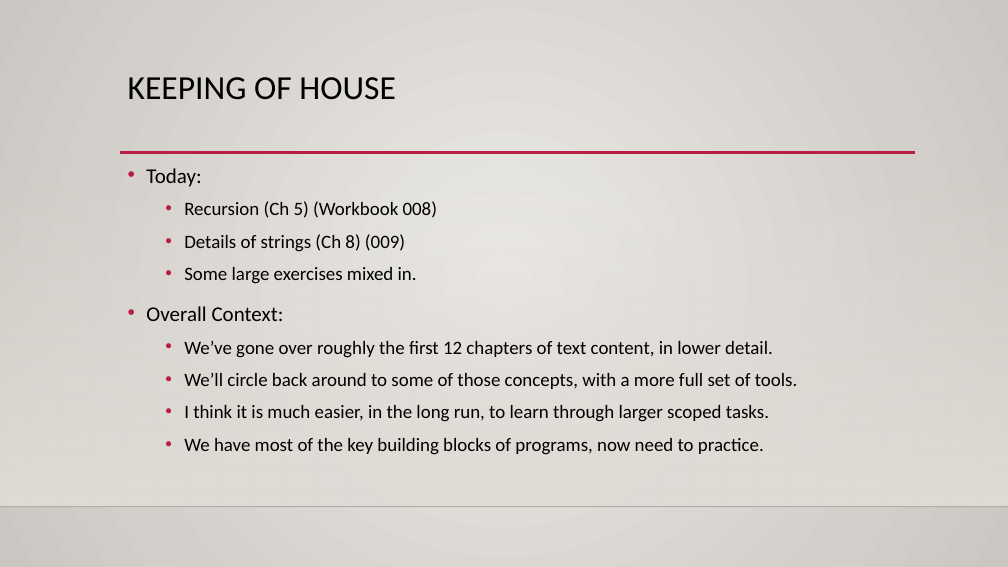
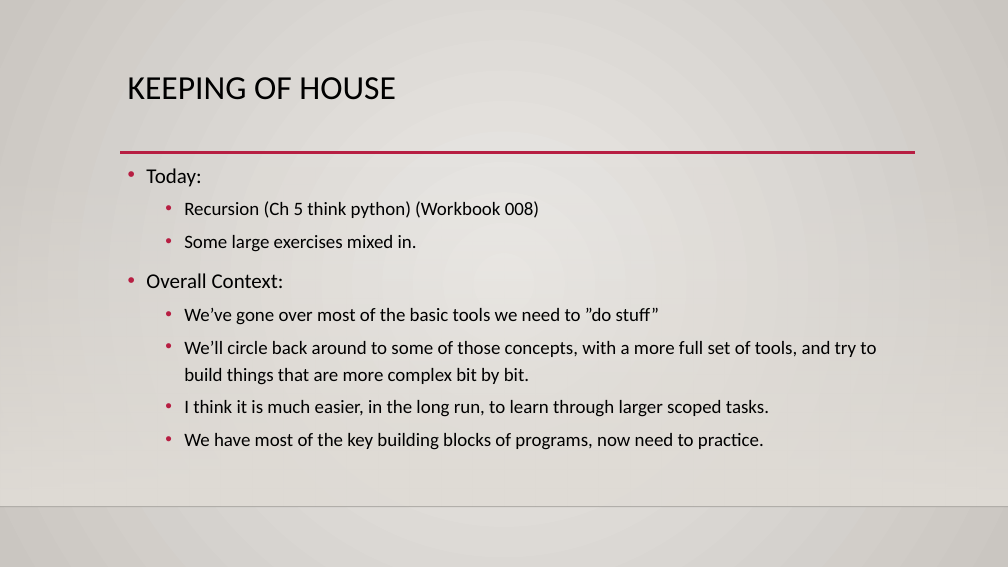
Before and after one commit to AkeemSemperDataScience/Programming_Basics_for_Machine_Learning_Students, a slide deck: slide 1 of reference_material/slides/008_recursion.pptx. Drawn at 1008x567 pixels with LibreOffice and Linux fonts; fonts in the diff are those of the drawing; background and template pictures are left out. Boxes give left, top, right and bottom in pixels: in the first picture for what was removed or moved away, otherwise in the second. Text is boxed around its words. In the diff, an @@ line names an element or a change of style, - is before the commit and + after.

```diff
--- a/reference_material/slides/008_recursion.pptx
+++ b/reference_material/slides/008_recursion.pptx
@@ text at bbox=[184, 201, 539, 218]: text changed @@
-  • Recursion (Ch 5) (Workbook 008)
-  • Details of strings (Ch 8) (009)
+  • Recursion (Ch 5 think python) (Workbook 008)
@@ text at bbox=[184, 308, 876, 385]: text changed @@
-  • We’ve gone over roughly the first 12 chapters of text content, in lower detail.
-  • We’ll circle back around to some of those concepts, with a more full set of tools.
+  • We’ve gone over most of the basic tools we need to ”do stuff”
+  • We’ll circle back around to some of those concepts, with a more full set of tools, and try to build things that are more complex bit by bit.
```
Also in this commit, not shown: 3 other files.
